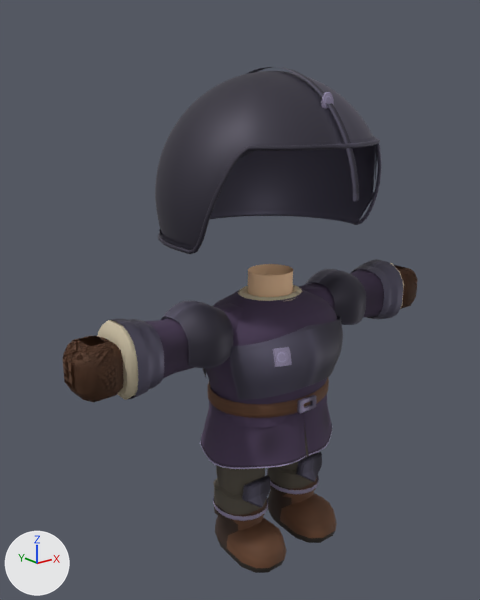
The glTF model src/assets/models/wardrobe/classes/traje_guerrero_eclipse.glb, before and after one commit.
Camera for both pictures: a 50 mm lens placed at (-1.88, -2.14, 2.08), pointed at (-0.09, 0.11, 1.19). Arrows for +X, +Y and +Z are at lower left; the lights stay in place. The first picture is the older version. Vertices at exactly the same position are counted once.

The scene before the commit, as lines of its bpy script (objects in view):
```python
me_medieval_sleeve_l = bpy.data.meshes.new('medieval-sleeve-l')
me_medieval_sleeve_l.from_pydata(...)  # 188 vertices, 360 faces; spans x 0.089..0.799, y -0.136..0.136, z 0.957..1.252
# faces by material slot: [248, 112]
me_medieval_sleeve_l.materials.append(mat_tunic)
me_medieval_sleeve_l.materials.append(mat_linen)
me_suit_head = bpy.data.meshes.new('suit-head')
me_suit_head.from_pydata(...)  # 1570 vertices, 2950 faces; spans x -0.493..0.493, y -0.476..0.484, z 1.487..2.179
# faces by material slot: [2662, 288]
me_suit_head.materials.append(mat_plate)
me_suit_head.materials.append(mat_tunictrim)
me_suit_trousers_r = bpy.data.meshes.new('suit-trousers-r')
me_suit_trousers_r.from_pydata(...)  # 296 vertices, 492 faces; spans x -0.302..-0.034, y -0.158..0.151, z 0.235..0.65
# faces by material slot: [436, 56]
me_suit_trousers_r.materials.append(mat_trousers)
me_suit_trousers_r.materials.append(mat_plate)
ob_medieval_sleeve_l = bpy.data.objects.new('medieval-sleeve-l', me_medieval_sleeve_l)
ob_medieval_sleeve_l.location = (0.0, 0.0, 0.0)
ob_suit_head = bpy.data.objects.new('suit-head', me_suit_head)
ob_suit_head.location = (0.0, 0.0, 0.0)
ob_suit_trousers_r = bpy.data.objects.new('suit-trousers-r', me_suit_trousers_r)
ob_suit_trousers_r.location = (0.0, 0.0, 0.0)
# also in view: 'medieval-leg-r' at (-0.17, -0.07, 0.12); 'suit-upperarm-l' at (0.41, 0.0, 1.15); 'medieval-tunic' at (0.0, 0.0, 0.92); 'suit-trousers-l' at (0.17, 0.0, 0.44); 'suit-bracer-l' at (0.7, 0.0, 1.1)
```
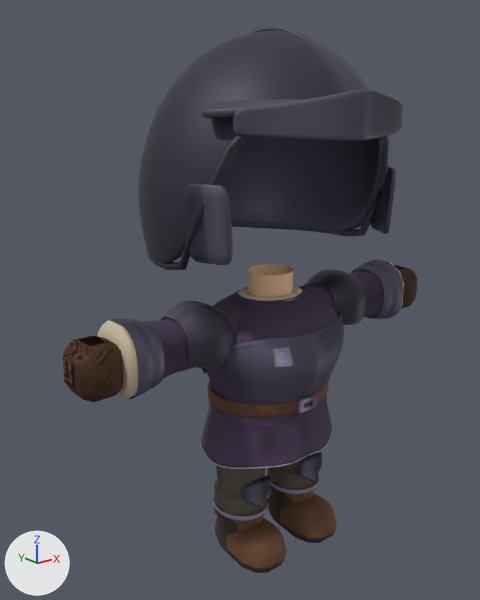
Pixel boxes (x1, y1, x2, y2) of what changed, in the pictures (480 x 600 px):
'suit-head', reshaped (17% wider, 30% taller): before (155, 67, 381, 254); after (138, 27, 403, 270)
part 1 of me_suit_head, rebuilt: before (155, 71, 376, 247); after (146, 135, 390, 270)
part 2 of me_suit_head, rebuilt (11% wider, 101% taller): before (158, 138, 381, 254); after (138, 30, 385, 264)
part 3 of me_suit_head, rebuilt: before (247, 67, 359, 201); after (249, 27, 313, 45)
part 4 of me_suit_head, added: after (202, 99, 306, 118)
part 5 of me_suit_head, added: after (233, 90, 403, 141)
part 6 of me_suit_head, added: after (184, 184, 233, 265)
part 7 of me_suit_head, added: after (371, 166, 396, 234)
part 8 of me_suit_head, deleted: before (321, 92, 334, 108)
part 9 of me_suit_head, deleted: before (159, 136, 377, 250)

The edits, one by one:
me_suit_head is used by ob_suit_head; location (0.0, 0.0, 0.0).
me_suit_head had 1570 vertices, 2950 faces and spanned x -0.493..0.493, y -0.476..0.484, z 1.487..2.179.
me_suit_head now has 4362 vertices, 8704 faces and spans x -0.553..0.553, y -0.501..0.562, z 1.413..2.328.
me_suit_head part 1: the loose piece of 576 vertices spanning x -0.493..0.493, y -0.411..0.484, z 1.498..2.165 is rebuilt with 192 vertices and now spans x -0.531..0.531, y -0.44..0.541, z 1.413..2.041.
me_suit_head part 2: the loose piece of 576 vertices spanning x -0.487..0.487, y -0.429..0.479, z 1.487..1.902 is rebuilt with 2016 vertices and now spans x -0.553..0.553, y -0.431..0.562, z 1.427..2.317.
me_suit_head part 3: the loose piece of 144 vertices spanning x -0.017..0.017, y -0.476..0.456, z 1.697..2.179 is rebuilt with 586 vertices and now spans x -0.017..0.017, y -0.441..0.546, z 1.847..2.328.
me_suit_head part 4: a new loose piece of 618 vertices spanning x -0.494..0.494, y -0.476..-0.149, z 1.997..2.071, in mat_plate.
me_suit_head part 5: a new loose piece of 586 vertices spanning x -0.444..0.444, y -0.501..-0.292, z 1.916..2.091, in mat_plate.
me_suit_head part 6: a new loose piece of 182 vertices spanning x -0.536..-0.43, y -0.289..-0.124, z 1.48..1.77, in mat_plate.
me_suit_head part 7: a new loose piece of 182 vertices spanning x 0.43..0.536, y -0.289..-0.124, z 1.48..1.77, in mat_plate.
me_suit_head part 8: the loose piece of 146 vertices spanning x -0.032..0.032, y -0.319..-0.301, z 2.005..2.085 is deleted.
Part 9, on me_suit_head:
128 vertices are removed from x -0.481..0.481, y -0.418..0.473, z 1.498..1.912.
192 faces are deleted.
me_suit_head no longer uses material mat_tunictrim.
